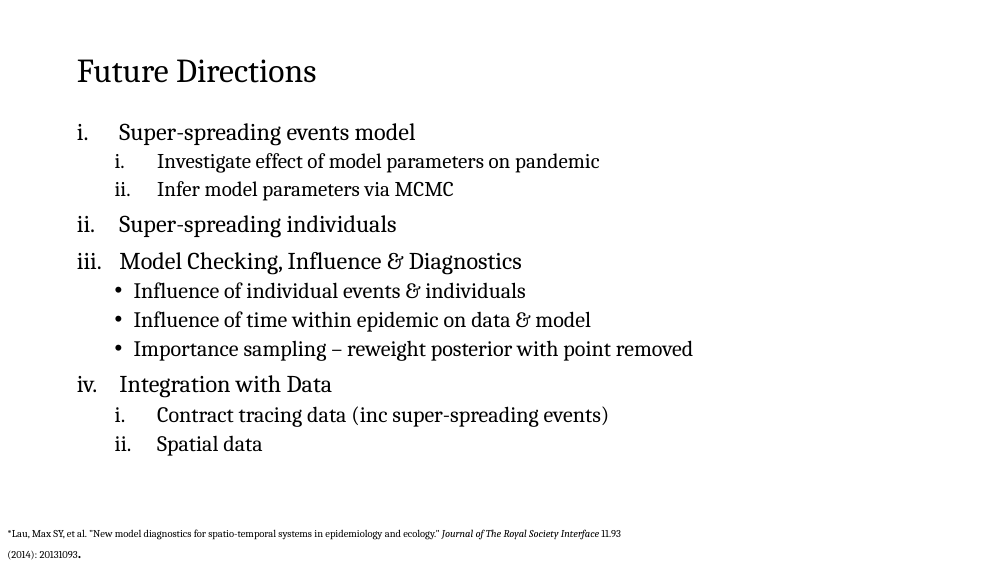
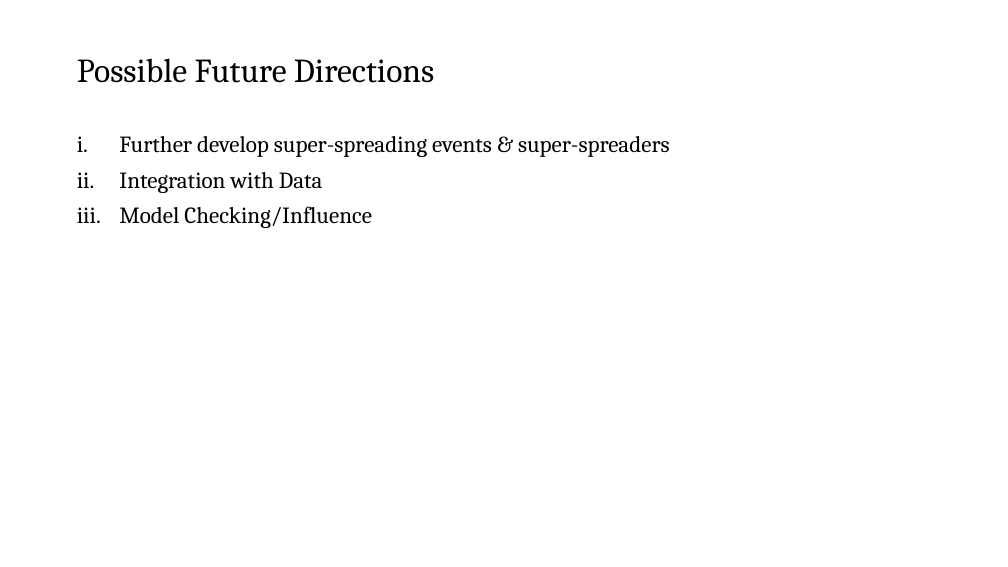
Before and after one commit to hanmacrad2/epidemic_modelling, a slide deck: slide 13 of Mathematical_Models/cdt_presentation_thurs_july_8th.pptx (slide 12 before the commit). Drawn at 1008x567 pixels with LibreOffice and Linux fonts; fonts in the diff are those of the drawing. Boxes give left, top, right and bottom in pixels: in the first picture for what was removed or moved away, otherwise in the second. Text is boxed around its words. In the diff, an @@ line names an element or a change of style, - is before the commit and + after.

```diff
--- a/Mathematical_Models/cdt_presentation_thurs_july_8th.pptx
+++ b/Mathematical_Models/cdt_presentation_thurs_july_8th.pptx
@@ title at (x1=77, y1=58, x2=434, y2=83): text changed @@
-Future Directions
+Possible Future Directions
@@ text "Further develop super-spreading events & ..." moved from (x1=119, y1=123, x2=693, y2=456) to (x1=119, y1=136, x2=670, y2=228) @@
@@ text at (x1=119, y1=136, x2=670, y2=157): text changed; size 21 to 22 pt @@
-i. Super-spreading events model
-  i. Investigate effect of model parameters on pandemic
-  ii. Infer model parameters via MCMC
-ii. Super-spreading individuals
-iii. Model Checking, Influence & Diagnostics
-  • Influence of individual events & individuals
-  • Influence of time within epidemic on data & model
-  • Importance sampling – reweight posterior with point removed
+i. Further develop super-spreading events & super-spreaders
@@ text at (x1=119, y1=172, x2=323, y2=193): size 23 to 22 pt in "Integration with Data" @@
@@ text at (x1=119, y1=206, x2=372, y2=228): text changed; size 21 to 22 pt @@
-  i. Contract tracing data (inc super-spreading events)
-  ii. Spatial data
+iii. Model Checking/Influence
@@ text removed at (x1=7, y1=529, x2=621, y2=560) @@
-*Lau, Max SY, et al. "New model diagnostics for spatio-temporal systems in epidemiology and ecology." Journal of The Royal Society Interface 11.93 (2014): 20131093.
```
Also in this commit, not shown: 7 other slides changed, 3 slides added, 2 slides removed, 3 other files.
